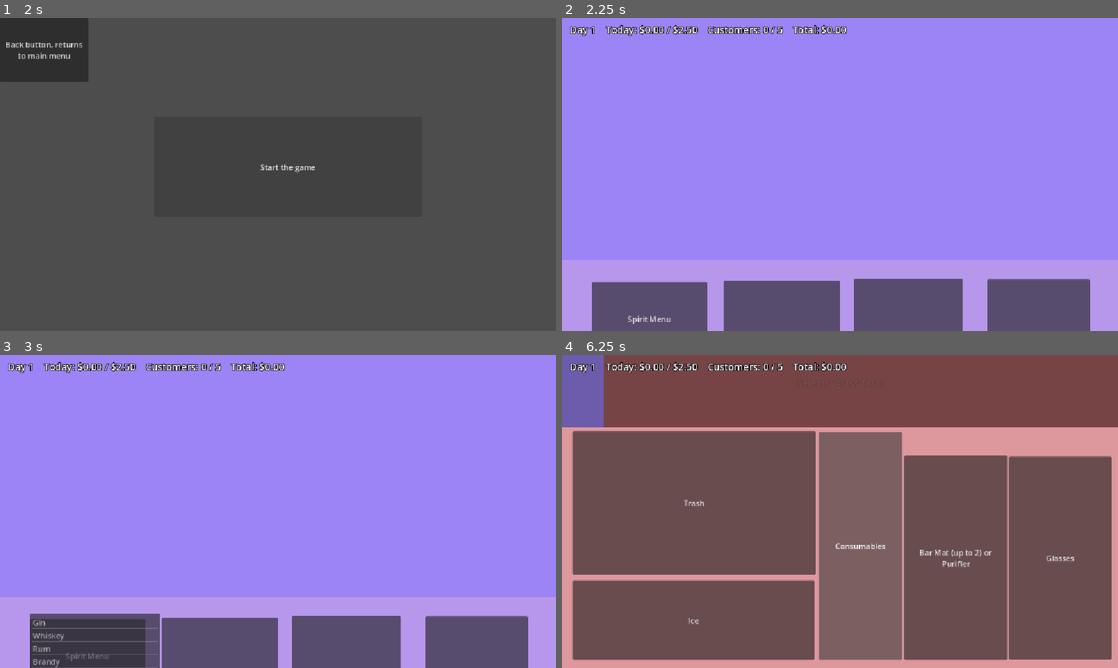
Above: before the commit, frames 1-4 (two rows, left to right).
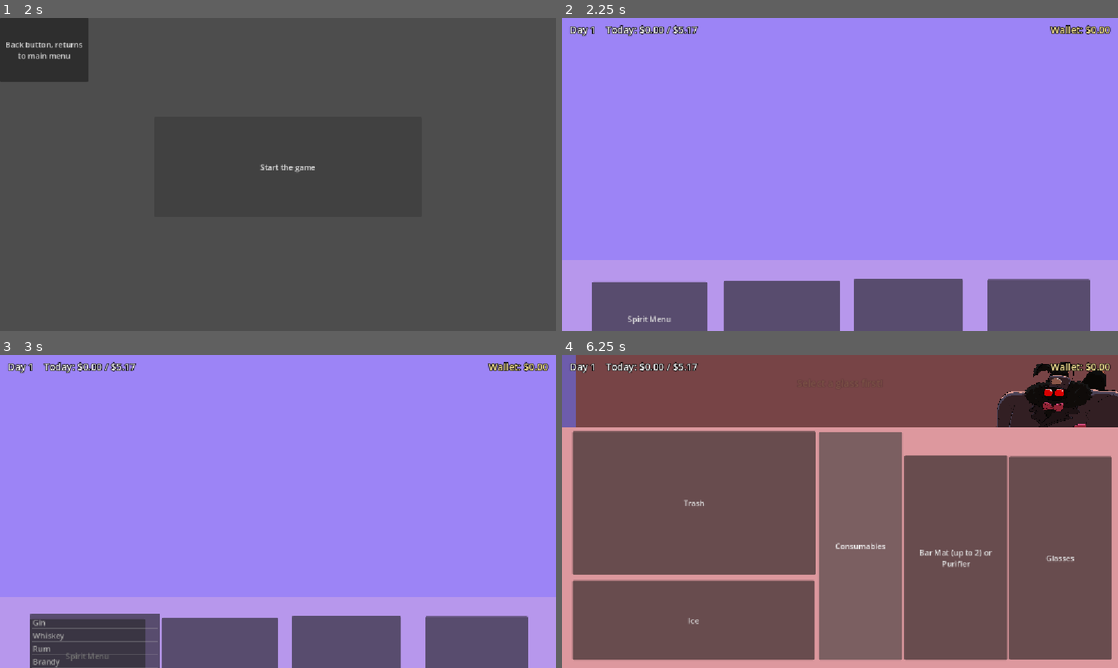
Above: after the commit, the same moments.

Repository: KingOfMarz14/Temperance
Game: Godot game, scene res://scenes/title_screen/title_screen.tscn
Same seed, same stepped clock (60 frames per second), same inputs: the game is played once before the commit and once after it.
Inputs (mouse positions are in pixels of both pictures, inside the frame that each line leads up to):
- Up to frame 1 (2 s): click "Title Screen, takes to main m…" at 0.5 s; click "Start the game" at 1.25 s
- Up to frame 2 (2.25 s): click "Start the game" at 2 s
- Up to frame 3 (3 s): click "Spirit Menu" at 2.75 s
- Up to frame 4 (6.25 s): move the mouse to (962, 495) at 3.52 s; hold D (move_right) 3.53-4.25 s; hold S (look_down) 3.53-4.25 s; click (962, 495) at 3.67 s; click "Trash" at 4.25 s; click "Ice" at 5 s; click "Consumables" at 5.75 s

Frame 1 is identical in both runs. In frame 2, 0.8% of the frame differs, in the area x 20-99%, y 2-6%; in frame 3, 0.8%; in frame 4, 5.1%, in the area x 2-100%, y 0-24%.

Commit message:
for playtest 1
- added wallet
- speed of customers increases by day
- customers wont pay if empty glass
- changed perspective of customers when looking down
- added patience timer for before taking an order

Diff:
--- a/scenes/bar/bar.gd
+++ b/scenes/bar/bar.gd
@@ -6,8 +6,9 @@
 # look-down behavior
 const COUNTER_Y_UP = 500.0
 const COUNTER_Y_DOWN = 150.0
-const CUSTOMER_SCALE_DOWN = 0.85
-const CUSTOMER_ALPHA_DOWN = 0.4
+const LOOK_SHIFT = 235.0           # how far everything slides up when you look down
+const CUSTOMER_SCALE_DOWN = 0.95   # tiny shrink so it feels like depth
+const CUSTOMER_DIM_DOWN = 0.85     # customers go a bit out of focus, still visible
 const BACKDROP_DIM_DOWN = 0.7
 const LOOK_TIME = 0.3
 const MOVE_TIME = 0.25
@@ -66,10 +67,12 @@
 		_apply_look(true, MOVE_TIME)
 
 
-# background and characters shrink toward top center
+# looking down = like tilting your head
+# everything slides up, the counter comes up in front
+# customers peek over the counter (heads and shoulders)
 func _apply_look(animate: bool, duration: float = LOOK_TIME):
 	var s = CUSTOMER_SCALE_DOWN if looking_down else 1.0
-	var alpha = CUSTOMER_ALPHA_DOWN if looking_down else 1.0
+	var shift = Vector2(0, -LOOK_SHIFT) if looking_down else Vector2.ZERO
 	var counter_y = COUNTER_Y_DOWN if looking_down else COUNTER_Y_UP
 	var pivot = Vector2(screen_index * SCREEN_WIDTH + SCREEN_WIDTH / 2.0, 0)
 
@@ -81,11 +84,11 @@
 		var layer = shrink_layers[i]
 		var parent_offset = (layer.get_parent() as Node2D).position
 		var normal_global = parent_offset + base_positions[i]
-		var new_position = pivot + (normal_global - pivot) * s - parent_offset
-		var tint = Color(1, 1, 1, alpha)
+		var new_position = pivot + (normal_global - pivot) * s - parent_offset + shift
+		var dim = CUSTOMER_DIM_DOWN if looking_down else 1.0
 		if layer == backdrop:
-			var dim = BACKDROP_DIM_DOWN if looking_down else 1.0
-			tint = Color(dim, dim, dim, 1)
+			dim = BACKDROP_DIM_DOWN if looking_down else 1.0
+		var tint = Color(dim, dim, dim, 1)
 		if animate:
 			tween.tween_property(layer, "scale", Vector2.ONE * s, duration)
 			tween.tween_property(layer, "position", new_position, duration)
--- a/scenes/bar/bar.tscn
+++ b/scenes/bar/bar.tscn
@@ -33,16 +33,16 @@
 position = Vector2(576, 0)
 
 [node name="Spot1" type="Marker2D" parent="LibraryScreen/CustomerLayer" unique_id=2013352281]
-position = Vector2(-432, 350)
+position = Vector2(-432, 500)
 
 [node name="Spot2" type="Marker2D" parent="LibraryScreen/CustomerLayer" unique_id=1328450531]
-position = Vector2(-144, 350)
+position = Vector2(-144, 500)
 
 [node name="Spot3" type="Marker2D" parent="LibraryScreen/CustomerLayer" unique_id=1725632394]
-position = Vector2(144, 350)
+position = Vector2(144, 500)
 
 [node name="Spot4" type="Marker2D" parent="LibraryScreen/CustomerLayer" unique_id=611019373]
-position = Vector2(432, 350)
+position = Vector2(432, 500)
 
 [node name="CounterLayer" type="Node2D" parent="LibraryScreen" unique_id=52547281]
 position = Vector2(0, 500)
@@ -169,16 +169,16 @@
 position = Vector2(576, 0)
 
 [node name="Spot5" type="Marker2D" parent="ToolkitScreen/CustomerLayer" unique_id=372100926]
-position = Vector2(-432, 350)
+position = Vector2(-432, 500)
 
 [node name="Spot6" type="Marker2D" parent="ToolkitScreen/CustomerLayer" unique_id=1252495714]
-position = Vector2(-144, 350)
+position = Vector2(-144, 500)
 
 [node name="Spot7" type="Marker2D" parent="ToolkitScreen/CustomerLayer" unique_id=1025629739]
-position = Vector2(144, 350)
+position = Vector2(144, 500)
 
 [node name="Spot8" type="Marker2D" parent="ToolkitScreen/CustomerLayer" unique_id=1069086600]
-position = Vector2(432, 350)
+position = Vector2(432, 500)
 
 [node name="CounterLayer" type="Node2D" parent="ToolkitScreen" unique_id=513142975]
 position = Vector2(0, 500)
--- a/scenes/customers/arachnia.tres
+++ b/scenes/customers/arachnia.tres
@@ -1,10 +1,10 @@
 [gd_resource type="Resource" script_class="CustomerType" format=3]
 
 [ext_resource type="Script" path="res://scenes/customers/customer_type.gd" id="1_type"]
-[ext_resource type="Texture2D" path="res://sprites/Character_Sprites/arachniaNeutral0.png" id="2_n0"]
-[ext_resource type="Texture2D" path="res://sprites/Character_Sprites/arachniaNeutral1.png" id="3_n1"]
-[ext_resource type="Texture2D" path="res://sprites/Character_Sprites/arachniaHappy0.png" id="4_h0"]
-[ext_resource type="Texture2D" path="res://sprites/Character_Sprites/arachniaMad0.png" id="5_m0"]
+[ext_resource type="Texture2D" path="res://sprites/Character_Sprites/arachniaNeutral0_torso.png" id="2_n0"]
+[ext_resource type="Texture2D" path="res://sprites/Character_Sprites/arachniaNeutral1_torso.png" id="3_n1"]
+[ext_resource type="Texture2D" path="res://sprites/Character_Sprites/arachniaHappy0_torso.png" id="4_h0"]
+[ext_resource type="Texture2D" path="res://sprites/Character_Sprites/arachniaMad0_torso.png" id="5_m0"]
 
 [resource]
 script = ExtResource("1_type")
@@ -15,4 +15,5 @@
 talk_frames = Array[Texture2D]([ExtResource("2_n0"), ExtResource("3_n1")])
 patience = 35.0
 walk_speed = 400.0
-sprite_scale = 0.25
+sprite_scale = 0.45
+counter_line = 480.0
--- a/scenes/customers/customer.gd
+++ b/scenes/customers/customer.gd
@@ -18,6 +18,10 @@
 var order: Drink
 var state = State.WALKING_IN
 var hovered := false
+var top_y := 0.0              # top of the sprite (the customer's origin is the counter line)
+var current_patience := 0.0
+var preset_order: Drink = null   # the manager hands each customer their order ahead of time
+var wait_left := 0.0             # bars left on the waiting meter when you took the order    # whichever timer is running rn (waiting or drink)
 
 @onready var sprite: Sprite2D = $Sprite2D
 @onready var bubble: PanelContainer = $Bubble
@@ -36,17 +40,22 @@
 	sprite.texture = type.neutral_sprite
 	sprite.scale = Vector2.ONE * type.sprite_scale
 	var size = sprite.texture.get_size() * type.sprite_scale
-
-	# click box for character
+	# line the counter_line row up with the counter
+	sprite.centered = false
+	sprite.offset = Vector2(-sprite.texture.get_width() / 2.0, -type.counter_line)
+	top_y = -type.counter_line * type.sprite_scale
+
+	# click box for character (only the part above the counter)
 	var shape = RectangleShape2D.new()
-	shape.size = size * 0.8
+	shape.size = Vector2(size.x * 0.8, -top_y)
 	click_shape.shape = shape
+	click_shape.position.y = top_y / 2.0
 	click_area.input_event.connect(_on_click_area_input_event)
 	click_area.mouse_entered.connect(func(): hovered = true; _update_bubble())
 	click_area.mouse_exited.connect(func(): hovered = false; _update_bubble())
 
 	# bubble
-	bubble.position.y = -size.y / 2.0 - BUBBLE_GAP
+	bubble.position.y = top_y - BUBBLE_GAP
 	var style = StyleBoxFlat.new()
 	style.bg_color = Color(1, 0.98, 0.92)
 	style.set_corner_radius_all(10)
@@ -56,7 +65,8 @@
 	bubble.visible = false
 
 	# patience
-	patience_bar.position = Vector2(-size.x * 0.42, -60)
+	# up near the shoulders so you can still see it when looking down
+	patience_bar.position = Vector2(-size.x * 0.42, top_y * 0.85)
 	for i in GameState.PATIENCE_INCREMENTS:
 		var segment = ColorRect.new()
 		segment.custom_minimum_size = Vector2(14, 20)
@@ -68,7 +78,7 @@
 
 
 func _process(_delta):
-	if state == State.ORDERED:
+	if state == State.WAITING or state == State.ORDERED:
 		_update_patience_bar()
 
 
@@ -84,6 +94,8 @@
 		return
 	state = State.WAITING
 	_set_bubble_text("...")
+	# patience for taking the order
+	_start_patience(type.wait_patience)
 
 
 func _on_click_area_input_event(_viewport, event, _shape_idx):
@@ -99,6 +111,10 @@
 		return
 	state = State.TALKING
 	bubble.visible = false
+	# remember the waiting bar for the tip, then pause while they talk
+	wait_left = increments_left()
+	patience_timer.stop()
+	patience_bar.visible = false
 
 	var elapsed = 0.0
 	var frame = 0
@@ -110,15 +126,28 @@
 		elapsed += TALK_FRAME_TIME
 
 	sprite.texture = type.neutral_sprite
-	order = GameState.make_order()
+	order = preset_order if preset_order else GameState.make_order()
 	state = State.ORDERED
 	_set_bubble_text(GameState.describe(order))
-	patience_timer.start(type.patience)
+	# new full bar for the drink
+	_start_patience(type.patience)
+
+
+# speed for the tip = average of both bars
+func speed_left() -> float:
+	return (wait_left + increments_left()) / 2.0
+
+
+func _start_patience(seconds: float):
+	current_patience = seconds
+	patience_timer.start(seconds)
 	patience_bar.visible = true
 
 
 func increments_left() -> int:
-	var per_increment = type.patience / GameState.PATIENCE_INCREMENTS
+	if current_patience <= 0:
+		return 0
+	var per_increment = current_patience / GameState.PATIENCE_INCREMENTS
 	return int(ceil(patience_timer.time_left / per_increment))
 
 
@@ -140,9 +169,16 @@
 
 func receive_drink(result: Dictionary):
 	patience_timer.stop()
-	var happy = result.mistakes <= 1
-	sprite.texture = type.happy_sprite if happy else type.mad_sprite
-	_show_floating_text("+$%.2f" % result.total, Color(0.4, 1, 0.4) if happy else Color(1, 0.85, 0.3))
+	# mood is speed + accuracy together, color matches the patience bar
+	var color = Color(0.4, 1, 0.4)              # green
+	sprite.texture = type.happy_sprite
+	if result.satisfaction < 0.33:
+		color = Color(1, 0.4, 0.4)              # red
+		sprite.texture = type.mad_sprite
+	elif result.satisfaction < 0.66:
+		color = Color(1, 0.85, 0.3)             # yellow
+		sprite.texture = type.neutral_sprite
+	_show_floating_text("+$%.2f\n($%.2f tip)" % [result.total, result.tip], color)
 	leave()
 
 
@@ -166,8 +202,10 @@
 	tween.tween_property(self, "position", target, position.distance_to(target) / type.walk_speed)
 	await tween.finished
 
-	if order:
-		order.free()
+	# clean up the order (even if they never got to give it)
+	var o = order if order else preset_order
+	if o:
+		o.free()
 	finished.emit(self)
 	queue_free()
 
@@ -181,7 +219,7 @@
 	await get_tree().process_frame
 	bubble.size = Vector2.ZERO
 	bubble.position.x = -bubble.size.x / 2.0
-	bubble.position.y = -sprite.texture.get_size().y * type.sprite_scale / 2.0 - BUBBLE_GAP - bubble.size.y
+	bubble.position.y = top_y - BUBBLE_GAP - bubble.size.y
 
 
 func _update_bubble():
@@ -201,7 +239,7 @@
 	label.add_theme_color_override("font_outline_color", Color.BLACK)
 	label.add_theme_constant_override("outline_size", 6)
 	label.add_theme_font_size_override("font_size", 28)
-	label.position = Vector2(-40, -sprite.texture.get_size().y * type.sprite_scale / 2.0)
+	label.position = Vector2(-40, top_y + 40)
 	add_child(label)
 	var tween = label.create_tween().set_parallel(true)
 	tween.tween_property(label, "position:y", label.position.y - 60, 1.2)
--- a/scenes/customers/customer_manager.gd
+++ b/scenes/customers/customer_manager.gd
@@ -11,21 +11,31 @@
 ## characters that can show up (drag CustomerType files in here)
 @export var customer_types: Array[CustomerType] = []
 @export var first_customer_delay: float = 3
-@export var spawn_delay_min: float = 25.0 ## SLOW RN, CHANGE SOON
-@export var spawn_delay_max: float = 40.0
+## seconds b/w customers on day 1
+@export var first_day_delay: float = 18.0
+## seconds b/w customers once it maxes out
+@export var fastest_delay: float = 8.0
+## day it stops getting faster
+@export var fastest_day: int = 10
+## random extra wait on top (0 to this many seconds)
+@export var delay_variation: float = 5.0
 
 var spots: Array[Marker2D] = []
 var customers_spawned := 0
 var customers_done := 0
 var day_earnings := 0.0
 var day_over := false
+var day_orders: Array = []
+var day_quota := 0.0
 
 @onready var bar = get_parent()
 @onready var hud_label: Label = $HUD/Info
+@onready var wallet_label: Label = $HUD/Wallet
 @onready var message_label: Label = $HUD/Message
 @onready var day_over_panel: Control = $HUD/DayOver
 @onready var day_over_label: Label = $HUD/DayOver/Panel/VBox/Result
 @onready var day_over_button: Button = $HUD/DayOver/Panel/VBox/Continue
+@onready var shop_button: Button = $HUD/DayOver/Panel/VBox/Shop
 
 
 func _ready():
@@ -38,6 +48,10 @@
 
 	for screen_name in ["LibraryScreen", "ToolkitScreen"]:
 		bar.get_node(screen_name + "/CounterLayer").z_index = 1
+
+	# todays orders + quota
+	day_orders = GameState.make_day_orders()
+	day_quota = GameState.quota_for(day_orders)
 
 	day_over_panel.visible = false
 	day_over_button.pressed.connect(_on_continue_pressed)
@@ -56,7 +70,14 @@
 			await get_tree().create_timer(1.0).timeout   # bar is full so check agian soon
 			continue
 		_spawn_customer(spot)
-		await get_tree().create_timer(randf_range(spawn_delay_min, spawn_delay_max)).timeout
+		await get_tree().create_timer(spawn_delay()).timeout
+
+
+# gets a little shorter each day until fastest_day, then stays the same
+func spawn_delay() -> float:
+	var progress = clamp(float(GameState.day - 1) / (fastest_day - 1), 0.0, 1.0)
+	var base = lerp(first_day_delay, fastest_delay, progress)
+	return base + randf_range(0.0, delay_variation)
 
 
 func _free_spot() -> Marker2D:
@@ -72,6 +93,7 @@
 		return
 	var customer = CUSTOMER_SCENE.instantiate()
 	customer.setup(customer_types.pick_random())
+	customer.preset_order = day_orders[customers_spawned]
 	spot.add_child(customer)
 	customer.clicked.connect(_on_customer_clicked)
 	customer.finished.connect(_on_customer_finished)
@@ -105,7 +127,7 @@
 
 func _serve(customer):
 	var drink: Drink = bar.current
-	var result = GameState.score(customer.order, drink, customer.increments_left())
+	var result = GameState.score(customer.order, drink, customer.speed_left())
 	bar.current = null       # the drink is handed over
 	drink.free()
 	GameState.money += result.total
@@ -117,9 +139,9 @@
 # hud
 
 func _update_hud():
-	hud_label.text = "Day %d    Today: $%.2f / $%.2f    Customers: %d / %d    Total: $%.2f" % [
-		GameState.day, day_earnings, GameState.quota_for_day(),
-		customers_done, GameState.customers_for_day(), GameState.money]
+	hud_label.text = "Day %d    Today: $%.2f / $%.2f" % [GameState.day, day_earnings, day_quota]
+	# all the money from every day so far (resets on a new run)
+	wallet_label.text = "Wallet: $%.2f" % GameState.money
 
 
 func _flash_message(text: String):
@@ -132,7 +154,8 @@
 
 func _end_day():
 	day_over = true
-	var quota = GameState.quota_for_day()
+	var quota = day_quota
+	shop_button.visible = day_earnings >= quota   # no shop if you closed down
 	if day_earnings >= quota:
 		day_over_label.text = "Day %d complete!\nYou made $%.2f (quota $%.2f)" % [GameState.day, day_earnings, quota]
 		day_over_button.text = "Next day"
@@ -143,7 +166,7 @@
 
 
 func _on_continue_pressed():
-	if day_earnings >= GameState.quota_for_day():
+	if day_earnings >= day_quota:
 		GameState.day += 1
 		get_tree().reload_current_scene()
 	else:
--- a/scenes/customers/customer_manager.tscn
+++ b/scenes/customers/customer_manager.tscn
@@ -34,6 +34,23 @@
 theme_override_font_sizes/font_size = 20
 horizontal_alignment = 1
 
+[node name="Wallet" type="Label" parent="HUD" unique_id=1844312301]
+anchors_preset = 1
+anchor_left = 1.0
+anchor_right = 1.0
+offset_left = -316.0
+offset_top = 10.0
+offset_right = -16.0
+offset_bottom = 40.0
+grow_horizontal = 0
+mouse_filter = 2
+theme_override_colors/font_color = Color(1, 0.92, 0.6, 1)
+theme_override_colors/font_outline_color = Color(0, 0, 0, 1)
+theme_override_constants/outline_size = 6
+theme_override_font_sizes/font_size = 20
+text = "Wallet: $0.00"
+horizontal_alignment = 2
+
 [node name="DayOver" type="CenterContainer" parent="HUD" unique_id=1552295690]
 anchors_preset = 15
 anchor_right = 1.0
--- a/scenes/customers/customer_type.gd
+++ b/scenes/customers/customer_type.gd
@@ -10,6 +10,9 @@
 ## swapped back and forth while they give their order
 @export var talk_frames: Array[Texture2D] = []
 
+## seconds they wait for you to take their order
+@export var wait_patience: float = 45.0
+
 ## seconds they wait for their drink after ordering
 ## this is set high for testing; CHANGE SOON
 @export var patience: float = 200.0
@@ -18,4 +21,8 @@
 @export var walk_speed: float = 350.0
 
 ## sprite size on screen (the art is drawn very large)
-@export var sprite_scale: float = 0.25
+@export var sprite_scale: float = 0.35
+
+## which row of the sprite (in image pixels) lines up with the top of the counter
+## everything below it is hidden behind the bar
+@export var counter_line: float = 900.0
--- a/scenes/customers/mothman.tres
+++ b/scenes/customers/mothman.tres
@@ -15,4 +15,5 @@
 talk_frames = Array[Texture2D]([ExtResource("2_n0"), ExtResource("3_n1")])
 patience = 45.0
 walk_speed = 330.0
-sprite_scale = 0.25
+sprite_scale = 0.27
+counter_line = 930.0
--- a/scenes/game_state.gd
+++ b/scenes/game_state.gd
@@ -11,8 +11,10 @@
 const EXTRA_CUSTOMERS_PER_DAY = 1
 const MAX_CUSTOMERS = 100
 const UNOWNED_CHANCE_PER_DAY = 0.02   # doc: X = days * 2%
-# placeholder
-const QUOTA_PER_CUSTOMER = 0.50
+# quota = what you'd make serving every order right with about 3 bars left,
+# times this. lower = easier, 1.0 = basically perfect
+const QUOTA_FRACTION = 0.95
+const QUOTA_SPEED = 3.0
 
 # limits
 const MAX_SPIRITS = 1
@@ -57,8 +59,39 @@
 	return min(FIRST_DAY_CUSTOMERS + EXTRA_CUSTOMERS_PER_DAY * (day - 1), MAX_CUSTOMERS)
 
 
-func quota_for_day() -> float:
-	return customers_for_day() * QUOTA_PER_CUSTOMER
+# makes the whole day's orders up front so the quota fits them
+func make_day_orders() -> Array:
+	var orders = []
+	for i in customers_for_day():
+		orders.append(make_order())
+	return orders
+
+
+func quota_for(orders: Array) -> float:
+	var total = 0.0
+	for order in orders:
+		total += best_value(order)
+	return snapped(total * QUOTA_FRACTION, 0.01)
+
+
+# most you could make on this order with what you own rn
+func best_value(order: Drink) -> float:
+	var best = Drink.new()
+	best.glass = order.glass
+	best.ice = order.ice
+	best.shaken = order.shaken
+	best.stirred = order.stirred
+	best.set_spirit(_if_owned(order.spirit[0], owned_spirits), _if_owned(order.spirit[1], owned_spirits))
+	best.set_mix(_if_owned(order.mix[0], owned_mixins), _if_owned(order.mix[1], owned_mixins),
+		_if_owned(order.mix[2], owned_mixins))
+	best.set_garnish(_if_owned(order.garnish[0], owned_garnishes), _if_owned(order.garnish[1], owned_garnishes))
+	var value = score(order, best, QUOTA_SPEED).total
+	best.free()
+	return value
+
+
+func _if_owned(item, owned: Array):
+	return item if owned.has(item) else null
 
 
 # ORDERING
@@ -74,7 +107,9 @@
 		# 2: straight-up (neither)
 
 	var spirits = _pick_some(owned_spirits, ALL_SPIRITS, 1, MAX_SPIRITS)
-	var mixins = _pick_some(owned_mixins, ALL_MIXINS, 0, MAX_MIXINS)
+	# shaken always needs a spirit and a mix-in
+	var min_mixins = 1 if order.shaken else 0
+	var mixins = _pick_some(owned_mixins, ALL_MIXINS, min_mixins, MAX_MIXINS)
 	var garnishes = _pick_some(owned_garnishes, ALL_GARNISHES, 0, MAX_GARNISHES)
 	order.set_spirit(_slot(spirits, 0), _slot(spirits, 1))
 	order.set_mix(_slot(mixins, 0), _slot(mixins, 1), _slot(mixins, 2))
@@ -106,12 +141,13 @@
 # order is lines of text for now
 func describe(order: Drink) -> String:
 	var lines = [order.glass]
-	var method = "straight-up"
+	var ice_line = "On the rocks" if order.ice else "No ice"
+	# nothing listed = not shaken or stirred
 	if order.shaken:
-		method = "shaken"
+		ice_line += ", shaken"
 	elif order.stirred:
-		method = "stirred"
-	lines.append(("On the rocks, " if order.ice else "No ice, ") + method)
+		ice_line += ", stirred"
+	lines.append(ice_line)
 	for list in [order.spirit, order.mix, order.garnish]:
 		var names = list.filter(func(x): return x != null)
 		if not names.is_empty():
@@ -122,7 +158,7 @@
 # SCORING
 
 # compares what player chooses, notes what it means (score, money, etc)
-func score(order: Drink, made: Drink, increments_left: int) -> Dictionary:
+func score(order: Drink, made: Drink, increments_left: float) -> Dictionary:
 	var correct = 0
 	var mistakes = 0
 
@@ -150,5 +186,10 @@
 		mistakes += remaining.size()  # something they asked for but didn't get
 
 	var tip = correct * CORRECT_ITEM_TIP + increments_left * SPEED_TIP
+	# how happy they are (0 to 1): accuracy matters most, speed adds on top
+	# a wrong drink fast is still bad, a right drink slow is just ok
+	var accuracy = float(correct) / max(correct + mistakes, 1)
+	var speed = float(increments_left) / PATIENCE_INCREMENTS
+	var satisfaction = accuracy * (0.5 + 0.5 * speed)
 	return {"pay": pay, "tip": tip, "total": pay + tip,
-		"correct": correct, "mistakes": mistakes}
+		"correct": correct, "mistakes": mistakes, "satisfaction": satisfaction}
Binary file added: sprites/Character_Sprites/arachniaHappy0_torso.png
Not shown, added: sprites/Character_Sprites/arachniaHappy0_torso.png.import
Binary file added: sprites/Character_Sprites/arachniaHappy1_torso.png
Not shown, added: sprites/Character_Sprites/arachniaHappy1_torso.png.import
Binary file added: sprites/Character_Sprites/arachniaMad0_torso.png
Not shown, added: sprites/Character_Sprites/arachniaMad0_torso.png.import
Binary file added: sprites/Character_Sprites/arachniaMad1_torso.png
Not shown, added: sprites/Character_Sprites/arachniaMad1_torso.png.import
Binary file added: sprites/Character_Sprites/arachniaNeutral0_torso.png
Not shown, added: sprites/Character_Sprites/arachniaNeutral0_torso.png.import
Binary file added: sprites/Character_Sprites/arachniaNeutral1_torso.png
Not shown, added: sprites/Character_Sprites/arachniaNeutral1_torso.png.import
